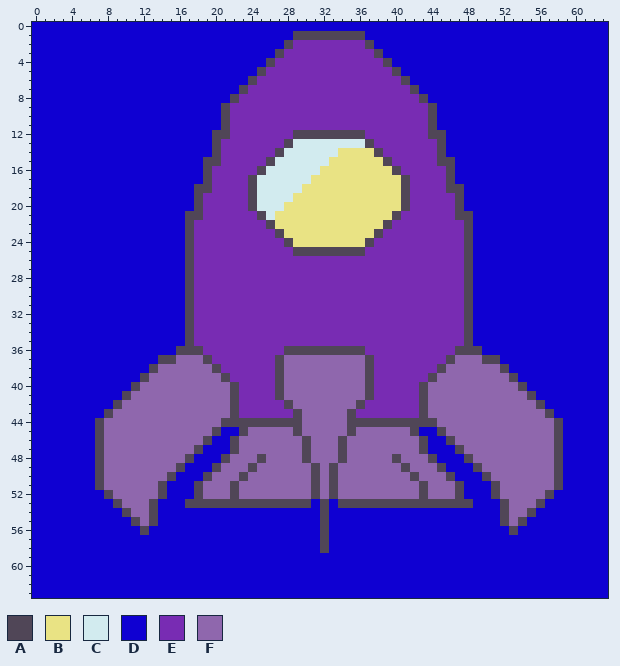
A pixel-art sprite gets an edit: Assets/Player/0.png. Above, as it was before the edit.
The file is 64x64 pixels.
Palette (. is transparent): A #504657  B #e9e384  C #d2ebef  D #0f00d2  E #782cb3  F #8f67ad
Pixels before, first column x 0:
 0 DDDDDDDDDDDDDDDDDDDDDDDDDDDDDDDDDDDDDDDDDDDDDDDDDDDDDDDDDDDDDDDD
 1 DDDDDDDDDDDDDDDDDDDDDDDDDDDDDAAAAAAAADDDDDDDDDDDDDDDDDDDDDDDDDDD
 2 DDDDDDDDDDDDDDDDDDDDDDDDDDDDAEEEEEEEEADDDDDDDDDDDDDDDDDDDDDDDDDD
 3 DDDDDDDDDDDDDDDDDDDDDDDDDDDAEEEEEEEEEEADDDDDDDDDDDDDDDDDDDDDDDDD
 4 DDDDDDDDDDDDDDDDDDDDDDDDDDAEEEEEEEEEEEEADDDDDDDDDDDDDDDDDDDDDDDD
 5 DDDDDDDDDDDDDDDDDDDDDDDDDAEEEEEEEEEEEEEEADDDDDDDDDDDDDDDDDDDDDDD
 6 DDDDDDDDDDDDDDDDDDDDDDDDAEEEEEEEEEEEEEEEEADDDDDDDDDDDDDDDDDDDDDD
 7 DDDDDDDDDDDDDDDDDDDDDDDAEEEEEEEEEEEEEEEEEEADDDDDDDDDDDDDDDDDDDDD
 8 DDDDDDDDDDDDDDDDDDDDDDAEEEEEEEEEEEEEEEEEEEEADDDDDDDDDDDDDDDDDDDD
 9 DDDDDDDDDDDDDDDDDDDDDAEEEEEEEEEEEEEEEEEEEEEEADDDDDDDDDDDDDDDDDDD
10 DDDDDDDDDDDDDDDDDDDDDAEEEEEEEEEEEEEEEEEEEEEEADDDDDDDDDDDDDDDDDDD
11 DDDDDDDDDDDDDDDDDDDDDAEEEEEEEEEEEEEEEEEEEEEEADDDDDDDDDDDDDDDDDDD
12 DDDDDDDDDDDDDDDDDDDDAAEEEEEEEAAAAAAAAEEEEEEEAADDDDDDDDDDDDDDDDDD
13 DDDDDDDDDDDDDDDDDDDDAEEEEEEEACCCCCCCCAEEEEEEEADDDDDDDDDDDDDDDDDD
14 DDDDDDDDDDDDDDDDDDDDAEEEEEEACCCCCCBBBBAEEEEEEADDDDDDDDDDDDDDDDDD
15 DDDDDDDDDDDDDDDDDDDAAEEEEEACCCCCCBBBBBBAEEEEEAADDDDDDDDDDDDDDDDD
16 DDDDDDDDDDDDDDDDDDDAEEEEEACCCCCCBBBBBBBBAEEEEEADDDDDDDDDDDDDDDDD
17 DDDDDDDDDDDDDDDDDDDAEEEEACCCCCCBBBBBBBBBBAEEEEADDDDDDDDDDDDDDDDD
18 DDDDDDDDDDDDDDDDDDAAEEEEACCCCCBBBBBBBBBBBAEEEEAADDDDDDDDDDDDDDDD
19 DDDDDDDDDDDDDDDDDDAEEEEEACCCCBBBBBBBBBBBBAEEEEEADDDDDDDDDDDDDDDD
20 DDDDDDDDDDDDDDDDDDAEEEEEACCCBBBBBBBBBBBBBAEEEEEADDDDDDDDDDDDDDDD
21 DDDDDDDDDDDDDDDDDAAEEEEEEACBBBBBBBBBBBBBAEEEEEEAADDDDDDDDDDDDDDD
22 DDDDDDDDDDDDDDDDDAEEEEEEEEABBBBBBBBBBBBAEEEEEEEEADDDDDDDDDDDDDDD
23 DDDDDDDDDDDDDDDDDAEEEEEEEEEABBBBBBBBBBAEEEEEEEEEADDDDDDDDDDDDDDD
24 DDDDDDDDDDDDDDDDDAEEEEEEEEEEABBBBBBBBAEEEEEEEEEEADDDDDDDDDDDDDDD
25 DDDDDDDDDDDDDDDDDAEEEEEEEEEEEAAAAAAAAEEEEEEEEEEEADDDDDDDDDDDDDDD
26 DDDDDDDDDDDDDDDDDAEEEEEEEEEEEEEEEEEEEEEEEEEEEEEEADDDDDDDDDDDDDDD
27 DDDDDDDDDDDDDDDDDAEEEEEEEEEEEEEEEEEEEEEEEEEEEEEEADDDDDDDDDDDDDDD
28 DDDDDDDDDDDDDDDDDAEEEEEEEEEEEEEEEEEEEEEEEEEEEEEEADDDDDDDDDDDDDDD
29 DDDDDDDDDDDDDDDDDAEEEEEEEEEEEEEEEEEEEEEEEEEEEEEEADDDDDDDDDDDDDDD
30 DDDDDDDDDDDDDDDDDAEEEEEEEEEEEEEEEEEEEEEEEEEEEEEEADDDDDDDDDDDDDDD
31 DDDDDDDDDDDDDDDDDAEEEEEEEEEEEEEEEEEEEEEEEEEEEEEEADDDDDDDDDDDDDDD
32 DDDDDDDDDDDDDDDDDAEEEEEEEEEEEEEEEEEEEEEEEEEEEEEEADDDDDDDDDDDDDDD
33 DDDDDDDDDDDDDDDDDAEEEEEEEEEEEEEEEEEEEEEEEEEEEEEEADDDDDDDDDDDDDDD
34 DDDDDDDDDDDDDDDDDAEEEEEEEEEEEEEEEEEEEEEEEEEEEEEEADDDDDDDDDDDDDDD
35 DDDDDDDDDDDDDDDDDAEEEEEEEEEEEEEEEEEEEEEEEEEEEEEEADDDDDDDDDDDDDDD
36 DDDDDDDDDDDDDDDDAAAEEEEEEEEEAAAAAAAAAEEEEEEEEEEAAADDDDDDDDDDDDDD
37 DDDDDDDDDDDDDDAAFFFAEEEEEEEAFFFFFFFFFAEEEEEEEEAFFFAADDDDDDDDDDDD
38 DDDDDDDDDDDDDAFFFFFFAEEEEEEAFFFFFFFFFAEEEEEEEAFFFFFFADDDDDDDDDDD
39 DDDDDDDDDDDDAFFFFFFFFAEEEEEAFFFFFFFFFAEEEEEEAFFFFFFFFADDDDDDDDDD
40 DDDDDDDDDDDAFFFFFFFFFFAEEEEAFFFFFFFFFAEEEEEAFFFFFFFFFFADDDDDDDDD
41 DDDDDDDDDDAFFFFFFFFFFFAEEEEAFFFFFFFFFAEEEEEAFFFFFFFFFFFADDDDDDDD
42 DDDDDDDDDAFFFFFFFFFFFFAEEEEEAFFFFFFFAEEEEEEAFFFFFFFFFFFFADDDDDDD
43 DDDDDDDDAFFFFFFFFFFFFFAEEEEEEAFFFFFAEEEEEEEAFFFFFFFFFFFFFADDDDDD
44 DDDDDDDAFFFFFFFFFFFFFAAAAAAAAAFFFFFAAAAAAAAAAFFFFFFFFFFFFFADDDDD
45 DDDDDDDAFFFFFFFFFFFFADDAFFFFFAFFFFFAFFFFFFADDAFFFFFFFFFFFFADDDDD
46 DDDDDDDAFFFFFFFFFFFADDAFFFFFFFAFFFAFFFFFFFFADDAFFFFFFFFFFFADDDDD
47 DDDDDDDAFFFFFFFFFFADDDAFFFFFFFAFFFAFFFFFFFFADDDAFFFFFFFFFFADDDDD
48 DDDDDDDAFFFFFFFFFADDDAFFFAFFFFAFFFAFFFFFAFFFADDDAFFFFFFFFFADDDDD
49 DDDDDDDAFFFFFFFFADDDAFFFAFFFFFFAFAFFFFFFFAFFFADDDAFFFFFFFFADDDDD
50 DDDDDDDAFFFFFFFADDDAFFFAFFFFFFFAFAFFFFFFFFAFFFADDDAFFFFFFFADDDDD
51 DDDDDDDAFFFFFFADDDAFFFAFFFFFFFFAFAFFFFFFFFFAFFFADDDAFFFFFFADDDDD
52 DDDDDDDDAFFFFFADDDAFFFAFFFFFFFFAFAFFFFFFFFFAFFFADDDAFFFFFADDDDDD
53 DDDDDDDDDAFFFADDDAAAAAAAAAAAAAADADAAAAAAAAAAAAAAADDDAFFFADDDDDDD
54 DDDDDDDDDDAFFADDDDDDDDDDDDDDDDDDADDDDDDDDDDDDDDDDDDDAFFADDDDDDDD
55 DDDDDDDDDDDAFADDDDDDDDDDDDDDDDDDADDDDDDDDDDDDDDDDDDDAFADDDDDDDDD
56 DDDDDDDDDDDDADDDDDDDDDDDDDDDDDDDADDDDDDDDDDDDDDDDDDDDADDDDDDDDDD
57 DDDDDDDDDDDDDDDDDDDDDDDDDDDDDDDDADDDDDDDDDDDDDDDDDDDDDDDDDDDDDDD
58 DDDDDDDDDDDDDDDDDDDDDDDDDDDDDDDDADDDDDDDDDDDDDDDDDDDDDDDDDDDDDDD
59 DDDDDDDDDDDDDDDDDDDDDDDDDDDDDDDDDDDDDDDDDDDDDDDDDDDDDDDDDDDDDDDD
60 DDDDDDDDDDDDDDDDDDDDDDDDDDDDDDDDDDDDDDDDDDDDDDDDDDDDDDDDDDDDDDDD
61 DDDDDDDDDDDDDDDDDDDDDDDDDDDDDDDDDDDDDDDDDDDDDDDDDDDDDDDDDDDDDDDD
62 DDDDDDDDDDDDDDDDDDDDDDDDDDDDDDDDDDDDDDDDDDDDDDDDDDDDDDDDDDDDDDDD
63 DDDDDDDDDDDDDDDDDDDDDDDDDDDDDDDDDDDDDDDDDDDDDDDDDDDDDDDDDDDDDDDD
The same view after the edit:
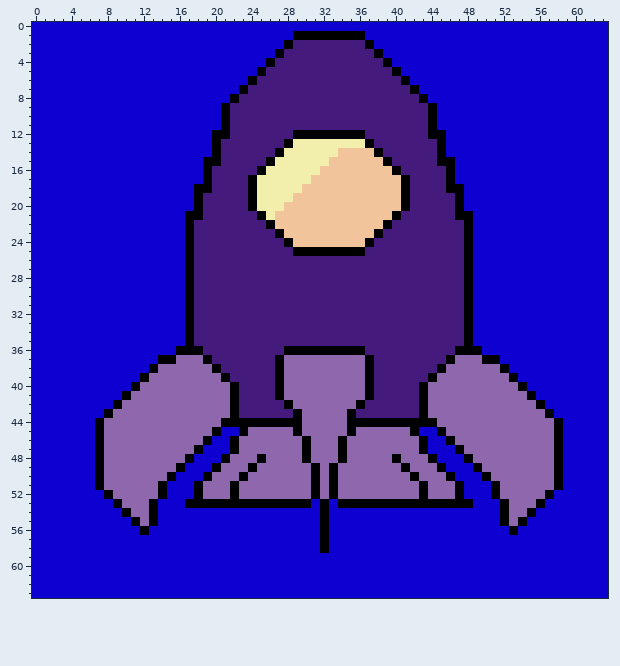
Edits made:
colour A: #504657 -> #000000
colour B: #e9e384 -> #f1c49b
colour C: #d2ebef -> #f2efac
colour E: #782cb3 -> #441a7c
Where, in picture pixels (left, top, right, bottom), the same in both pictures:
changed: (95, 31, 563, 553)
